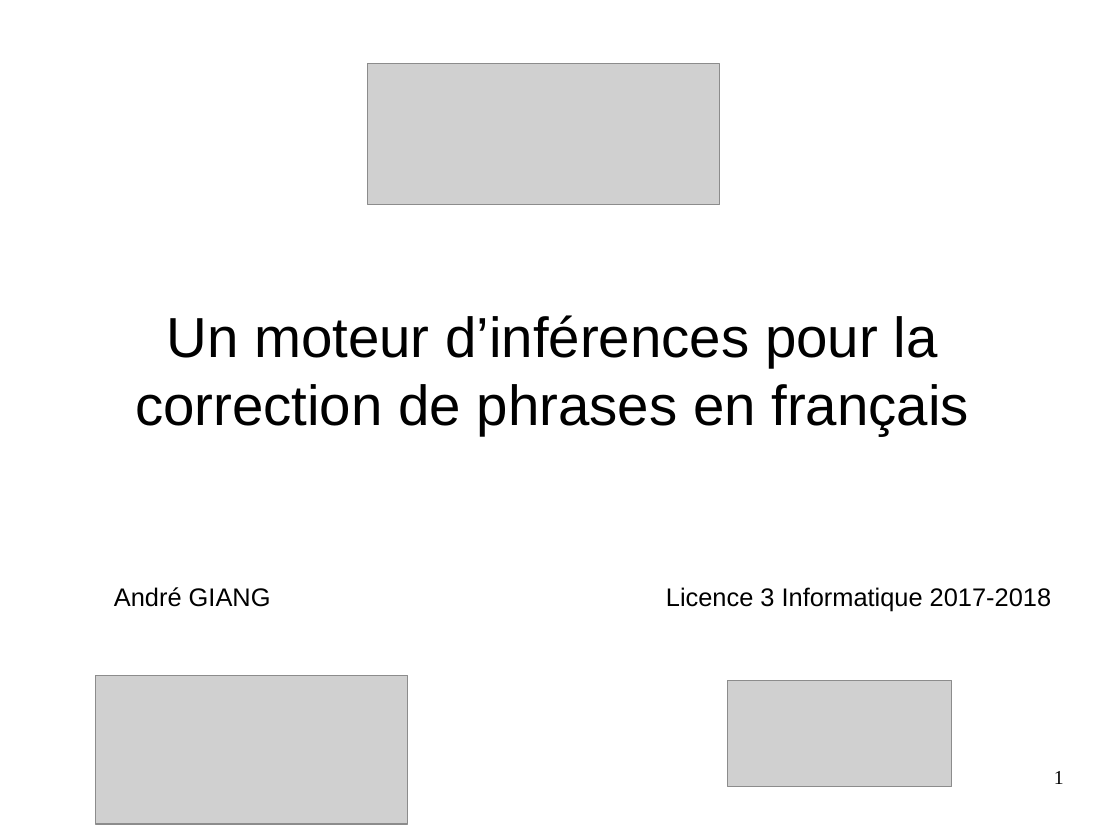
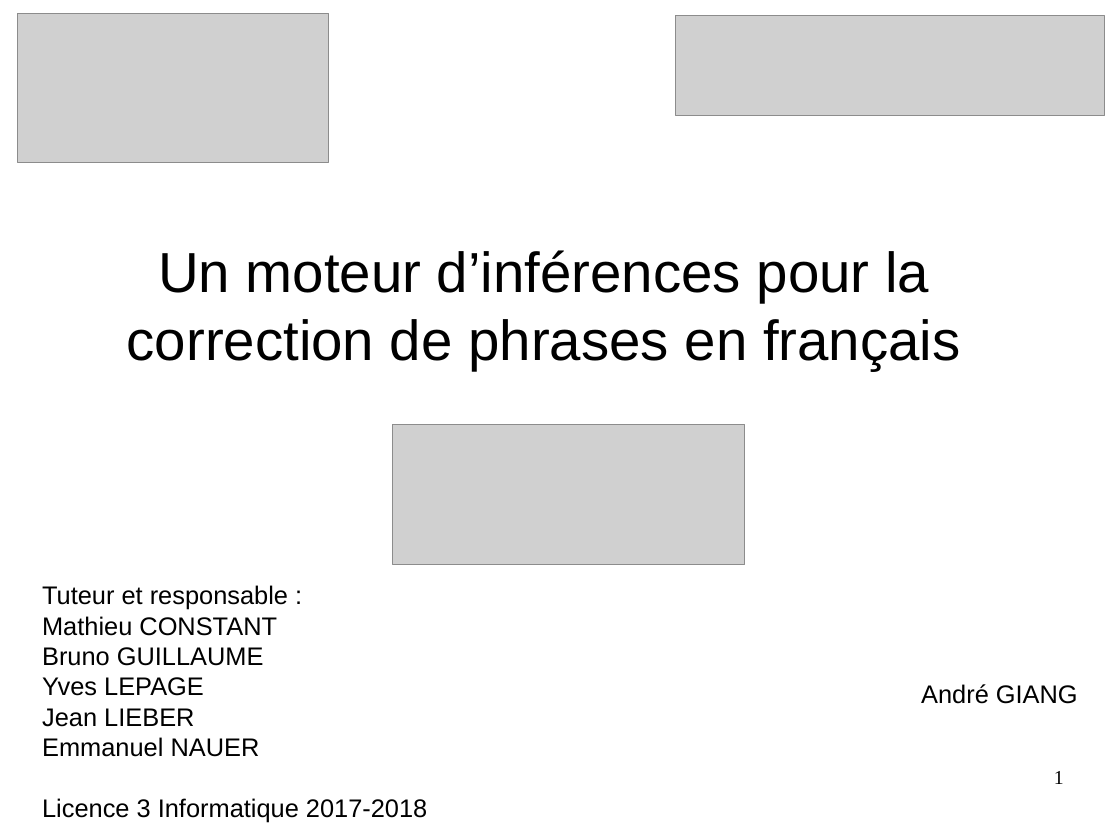
Before and after one commit to Sle3pingForest/StageL3, a slide deck: slide 1 of RapportAndre/Pres.odp. Drawn at 1120x840 pixels with LibreOffice and Linux fonts; fonts in the diff are those of the drawing; grey boxes stand for pictures. Boxes give left, top, right and bottom in pixels: in the first picture for what was removed or moved away, otherwise in the second. Text is boxed around its words. In the diff, an @@ line names an element or a change of style, - is before the commit and + after.

```diff
--- a/RapportAndre/Pres.odp
+++ b/RapportAndre/Pres.odp
@@ picture moved from (x1=96, y1=676, x2=408, y2=824) to (x1=17, y1=13, x2=329, y2=162) @@
@@ picture resized from (x1=368, y1=64, x2=720, y2=205) to (x1=676, y1=16, x2=1105, y2=117) @@
@@ text "Un moteur d’inférences pour la ..." moved from (x1=135, y1=315, x2=969, y2=435) to (x1=127, y1=250, x2=961, y2=370) @@
@@ picture resized from (x1=729, y1=680, x2=952, y2=787) to (x1=393, y1=425, x2=745, y2=566) @@
@@ text "Tuteur et responsable :" moved from (x1=666, y1=587, x2=1051, y2=611) to (x1=42, y1=585, x2=427, y2=823) @@
@@ text at (x1=42, y1=585, x2=288, y2=757): paragraphs added @@
+Tuteur et responsable :
+Mathieu CONSTANT
+Bruno GUILLAUME
+Yves LEPAGE
+Jean LIEBER
+Emmanuel NAUER
@@ text "André GIANG" moved from (x1=114, y1=587, x2=271, y2=607) to (x1=921, y1=684, x2=1078, y2=704) @@
@@ text "André GIANG" at (x1=921, y1=684, x2=1078, y2=704): alignment left to right @@
```
Also in this commit, not shown: 8 other slides changed, 2 slides added, 2 slides removed, 2 other files.
